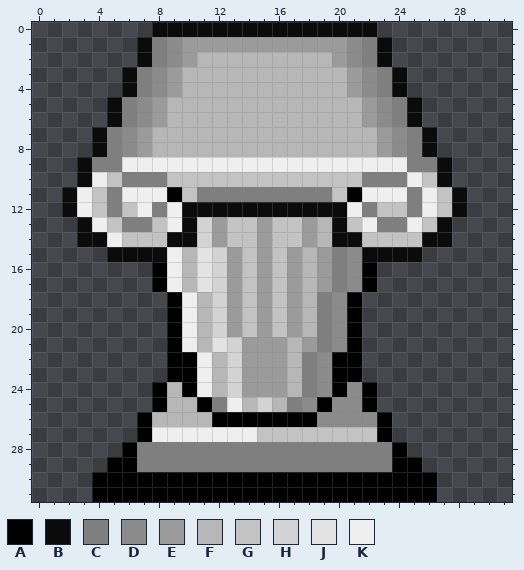
File history of a pixel-art sprite, jWebSocket/web/imgs/entities/column_0.png. The first picture shows the starting point.
The file is 32x32 pixels.
Palette (. is transparent): A #000000  B #0b0b0b  C #7f7f7f  D #8b8b8b  E #9b9b9b  F #b7b7b7  G #c3c3c3  H #d3d3d3  J #e3e3e3  K #efefef
Pixels before, first column x 2:
 0 ......BBBBBBBBBBBBBBB......
 1 .....BCDEEEEEEEEEEEDCB.....
 2 .....BCDEFFFFFFFFFEDCB.....
 3 ....BCDEFFFFFFFFFFFEDCB....
 4 ....BCDEFFFFFFFFFFFEDCB....
 5 ...BCDEFFFFFFFFFFFFFEDCB...
 6 ...BCDEFFFFFFFFFFFFFEDCB...
 7 ..BCDEFFFFFFFFFFFFFFFEDCB..
 8 ..BCDEFFFFFFFFFFFFFFFEDCB..
 9 .BCCKKKKKKKKKKKKKKKKKKKCCB.
10 .BKGCCCGGGGGGGGGGGGGCCCKGB.
11 BKGCKKKAGCCCCCCCCCGAKKKCKGB
12 BKGCGKCKBBBBBBBBBBBKCGGCKGB
13 .BKGCCGKBHEGGEGGEFBGKCCKGB.
14 .BBKGGGBBHEGGEGGEFBBGGGGBB.
15 ...BBBBKFJHEGEGEFECDBBBB...
16 ......AKFJHEGEGEFECDA......
17 ......AKFJHEGEGEFECDA......
18 .......AKFHEGEGEFCDA.......
19 .......AKFHEGEGEFCDA.......
20 .......AKFHEGEGEFCDA.......
21 .......AKFJHEEEFECDA.......
22 .......AAKFHEEEFCDAA.......
23 .......AAKFHEEEFCDAA.......
24 ......AFAKFHEEEFCDADA......
25 ......AFFACKFHFCDADDA......
26 .....AFFFFAAAAAAADDDDA.....
27 .....AKKKKKKKGGGGGGGGA.....
28 ....ACCCCCCCCCCCCCCCCCA....
29 ...AACCCCCCCCCCCCCCCCCAA...
30 ..AAAAAAAAAAAAAAAAAAAAAAA..
31 ..AAAAAAAAAAAAAAAAAAAAAAA..
The result:
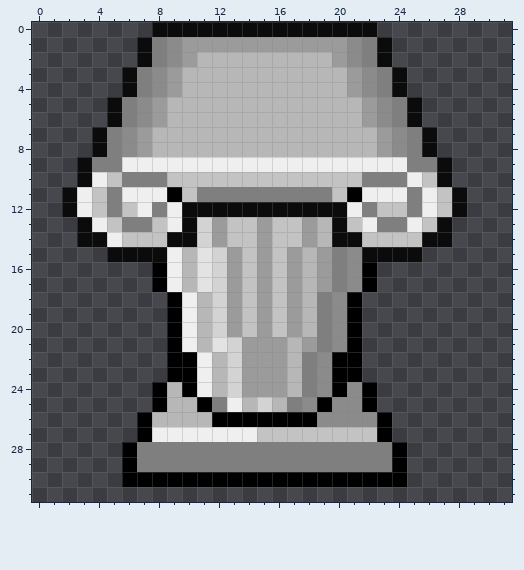
Difference:
y 29: x 5 A -> .; x 25 A -> .
y 30: x 4..5 AA -> ..; x 25..26 AA -> ..
y 31: x 4..26 AAAAAAAAAAAAAAAAAAAAAAA -> .......................
